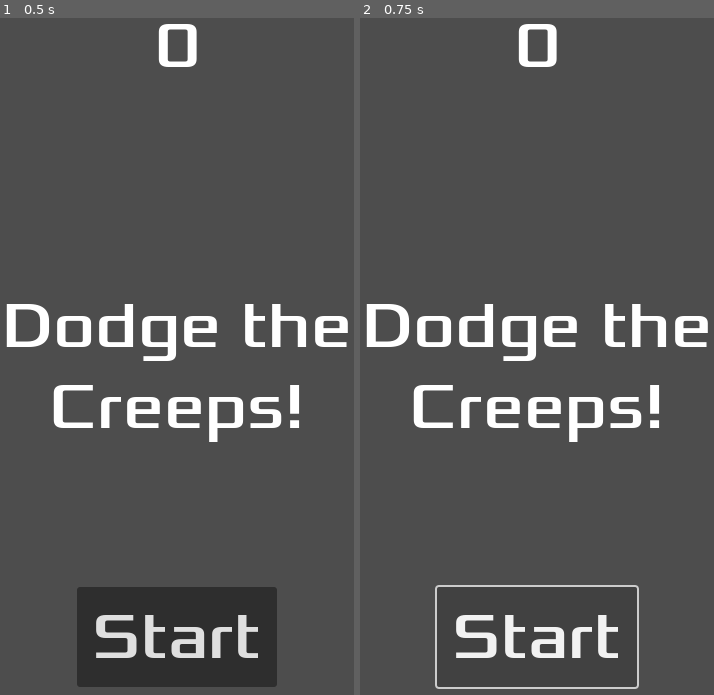
Above: before the commit, frames 1-2 (left to right).
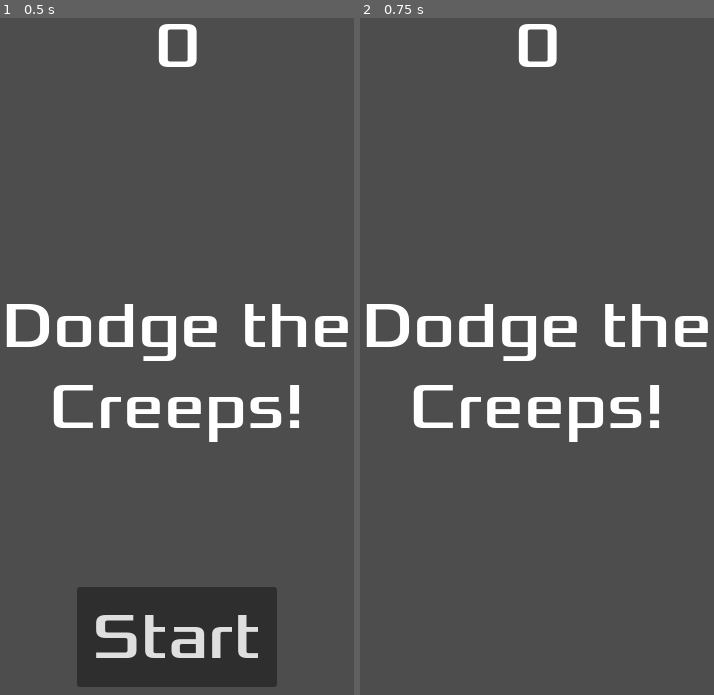
Above: after the commit, the same moments.

Repository: evolentDelight/dodgethecreeps
Game: Godot game, scene res://hud.tscn
The game is run twice, just before and just after one commit, with the same random seed, the same clock (stepped at 60 frames per second) and the same inputs. This scene is started directly instead of the project's main scene.
Inputs:
- Up to frame 1 (0.5 s): no input
- Up to frame 2 (0.75 s): click "Start" at 0.5 s

Frame 1 is identical in both runs. In frame 2, 1.7% of the frame differs, in the area x 21-79%, y 83-100%.

Commit message:
hud.tscn complete

Diff:
--- /dev/null
+++ b/hud.gd
@@ -0,0 +1,36 @@
+extends CanvasLayer
+
+signal start_game
+
+func show_message(text):# Temporary message such as Get Ready
+	$Message.text = text
+	$Message.show()
+	$MessageTimer.start()
+
+
+func show_game_over():
+	show_message("Game Over")
+	# Wait until the MessageTimer has counted down.
+	await $MessageTimer.timeout
+
+	$Message.text = "Dodge the Creeps!"
+	$Message.show()
+
+	# Make a one-shot timer and wait for it to finish
+	await get_tree().create_timer(1.0).timeout
+	print(get_tree_string_pretty()) # Debugging purpose
+
+	$StartButton.show()
+
+
+func update_score(score):
+	$ScoreLabel.text = str(score)
+
+
+func _on_start_button_pressed() -> void:
+	$StartButton.hide()
+	start_game.emit()
+
+
+func _on_message_timer_timeout() -> void:
+	$Message.hide()
--- a/hud.tscn
+++ b/hud.tscn
@@ -1,8 +1,10 @@
-[gd_scene load_steps=2 format=3 uid="uid://c7hcmyvjujlx7"]
+[gd_scene load_steps=3 format=3 uid="uid://c7hcmyvjujlx7"]
 
 [ext_resource type="FontFile" uid="uid://6wx5pb7c53gc" path="res://fonts/Xolonium-Regular.ttf" id="1_37p78"]
+[ext_resource type="Script" uid="uid://dt7f2vjp5mrfj" path="res://hud.gd" id="1_64ctp"]
 
 [node name="HUD" type="CanvasLayer"]
+script = ExtResource("1_64ctp")
 
 [node name="ScoreLabel" type="Label" parent="."]
 anchors_preset = 5
@@ -56,3 +58,6 @@
 [node name="MessageTimer" type="Timer" parent="."]
 wait_time = 2.0
 one_shot = true
+
+[connection signal="pressed" from="StartButton" to="." method="_on_start_button_pressed"]
+[connection signal="timeout" from="MessageTimer" to="." method="_on_message_timer_timeout"]
Not shown, added: hud.gd.uid
